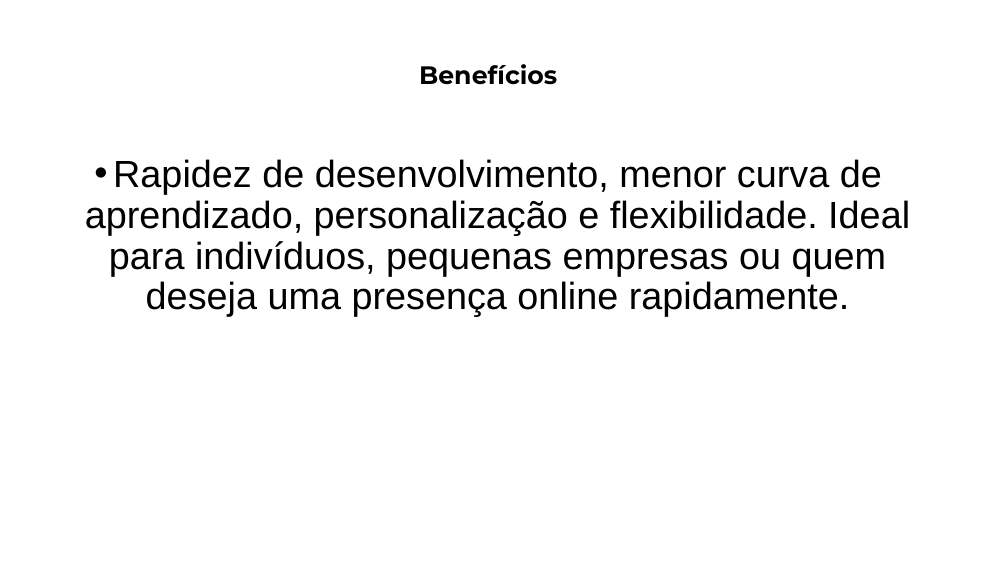
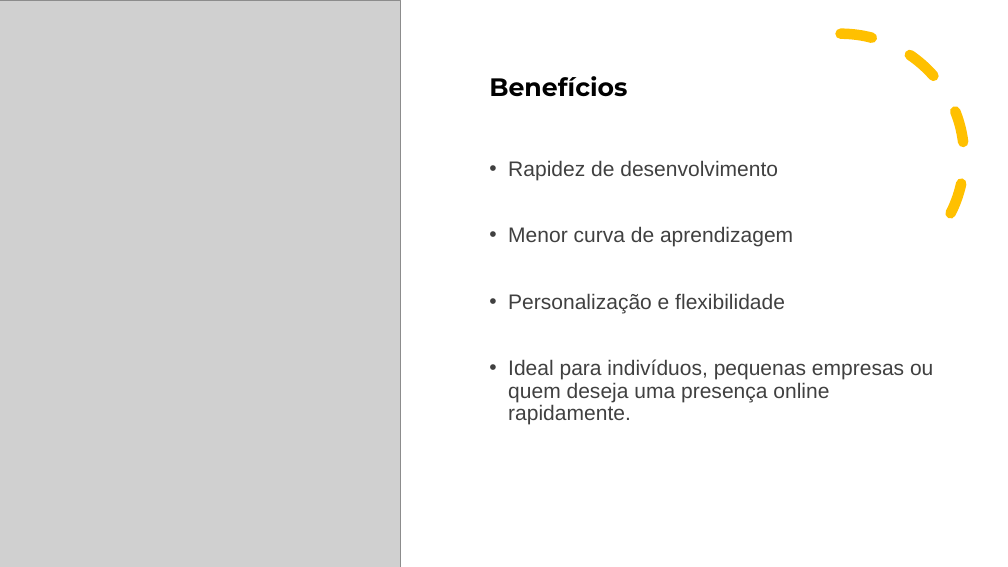
Before and after one commit to offmtm/low-code, a slide deck: slide 6 of Low Code Project.pptx. Drawn at 1008x567 pixels with LibreOffice and Linux fonts; fonts in the diff are those of the drawing; grey boxes stand for pictures. Boxes give left, top, right and bottom in pixels: in the first picture for what was removed or moved away, otherwise in the second. Text is boxed around its words. In the diff, an @@ line names an element or a change of style, - is before the commit and + after.

```diff
--- a/Low Code Project.pptx
+++ b/Low Code Project.pptx
@@ picture added at (x1=0, y1=0, x2=401, y2=567) @@
@@ title "Benefícios" moved from (x1=419, y1=64, x2=557, y2=85) to (x1=489, y1=76, x2=627, y2=97) @@
@@ title "Benefícios" at (x1=489, y1=76, x2=627, y2=97): alignment centre to left @@
@@ arc (boxed as its full ellipse) added at (x1=718, y1=34, x2=965, y2=281), outline #FFC000 10 pt dashed @@
@@ text at (x1=508, y1=160, x2=933, y2=425): text changed; size 36 to 20 pt; text colour #000000 to #404040 @@
-• Rapidez de desenvolvimento, menor curva de aprendizado, personalização e flexibilidade. Ideal para indivíduos, pequenas empresas ou quem deseja uma presença online rapidamente.
+• Rapidez de desenvolvimento
+• Menor curva de aprendizagem
+• Personalização e flexibilidade
+• Ideal para indivíduos, pequenas empresas ou quem deseja uma presença online rapidamente.
```
Also in this commit, not shown: 14 other slides changed, 2 slides added, 1 slide removed.
